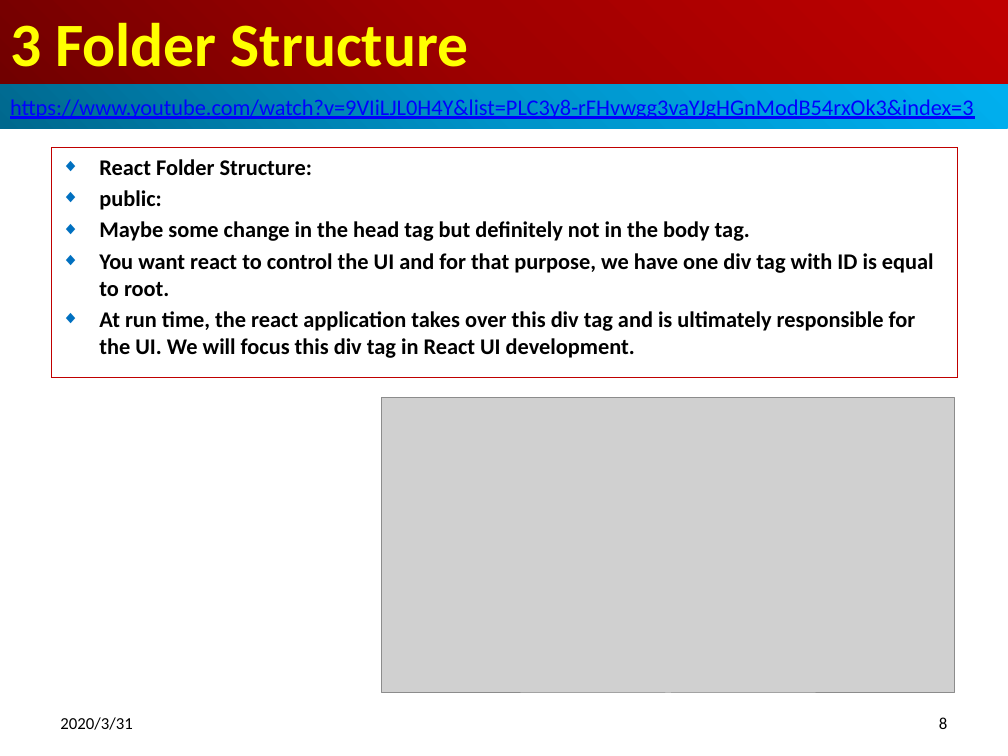
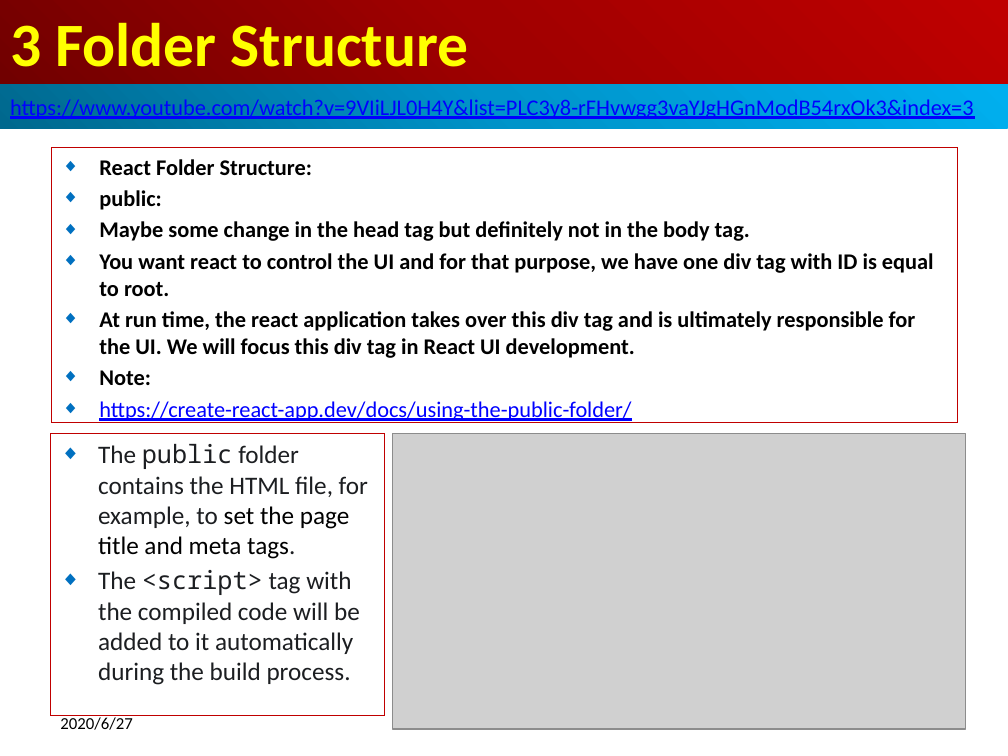
Before and after one commit to peterhchen/800-React-Hook, a slide deck: slide 8 of 03_FolderStruct.pptx. Drawn at 1008x756 pixels with LibreOffice and Linux fonts; fonts in the diff are those of the drawing; grey boxes stand for pictures. Boxes give left, top, right and bottom in pixels: in the first picture for what was removed or moved away, otherwise in the second. Text is boxed around its words. In the diff, an @@ line names an element or a change of style, - is before the commit and + after.

```diff
--- a/03_FolderStruct.pptx
+++ b/03_FolderStruct.pptx
@@ subtitle "React Folder Structure:": place and size @@
-subtitle "React Folder Structure:" at (51, 148, 958, 378)
+subtitle "React Folder Structure:" at (51, 148, 958, 423)
@@ subtitle at (99, 370, 631, 423): paragraphs added @@
+◆ Note:
+◆ https://create-react-app.dev/docs/using-the-public-folder/
@@ rectangle added at (50, 433, 385, 715), outline #C00000 0.75 pt, 18 pt, text #1C1E21 @@
+◆ The public folder contains the HTML file, for example, to set the page title and meta tags.
+◆ The <script> tag with the compiled code will be added to it automatically during the build process.
@@ picture: place and size @@
-picture at (382, 397, 955, 692)
+picture at (393, 433, 966, 729)
@@ text at (60, 717, 132, 730): text changed @@
-2020/3/31
+2020/6/27
```
Also in this commit, not shown: 17 other slides changed, 2 slides added.
